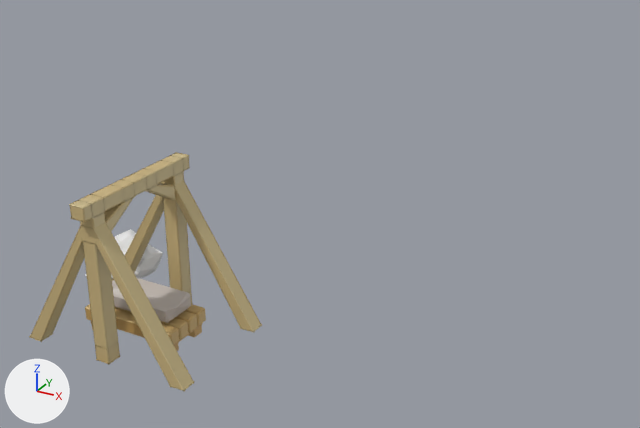
The Blender file assets/trees/blends/Buildings/Refining/ Mud_Saw.blend: old version first, new version second.
Camera for both pictures: a 50 mm lens placed at (11.77, -13.3, 10.47), pointed at (2.66, 3.26, 2.19). The axes (+X, +Y, +Z) are drawn at lower left. The lights are the same throughout. The older version comes first.

Script lines for the objects in view, before the commit:
```python
ob_cube_003 = bpy.data.objects.new('Cube.003', me_cube_004)
ob_cube_003.location = (0.0, 0.0, 0.0)
ob_cube_004 = bpy.data.objects.new('Cube.004', me_cube_005)
ob_cube_004.location = (0.0, 0.0, 0.0)
ob_cube_005 = bpy.data.objects.new('Cube.005', me_cube_006)
ob_cube_005.location = (0.0, 0.0, 0.0)
ob_cube_006 = bpy.data.objects.new('Cube.006', me_cube_007)
ob_cube_006.location = (0.0, 0.0, 0.0)
ob_cube_007 = bpy.data.objects.new('Cube.007', me_cube_008)
ob_cube_007.location = (-2.3, 1.82, 0.22)
ob_cube_007.scale = (0.493, 0.493, 0.493)
ob_cube_008 = bpy.data.objects.new('Cube.008', me_cube_009)
ob_cube_008.location = (-2.3, 1.82, 0.22)
ob_cube_008.scale = (0.493, 0.493, 0.493)
```
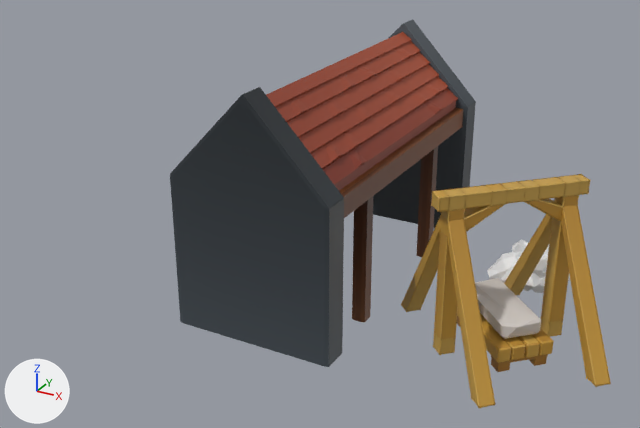
Patch to the scene script:
```diff
--- a/assets/trees/blends/Buildings/Refining/ Mud_Saw.blend.py
+++ b/assets/trees/blends/Buildings/Refining/ Mud_Saw.blend.py
@@ me_cube_004 @@
 me_cube_004.from_pydata(...)  # 1296 vertices, 1331 faces; spans x -2.15..2.15, y -1.71..1.71, z -0.03..3.71
+# me_cube_004 part 1: texture (UV) coordinates of 1331 of 1331 faces, centred in x -2.13..2.13, y -1.7..1.7, z -0.02..3.7, changed; they spanned u 0.67..0.73, v 0.69..0.72 and now span u 0.29..0.36, v 0.71..0.74
 me_cube_004.materials.append(mat_material)
@@ me_cube_005 @@
-me_cube_005.from_pydata(...)  # 48 vertices, 52 faces; spans x -1.2..1.2, y 0.01..0.64, z 0.28..0.61
+me_cube_005.from_pydata(...)  # 96 vertices, 104 faces; spans x -1.2..1.2, y -0.64..0.64, z 0.28..0.61
+# me_cube_005 part 2: the loose piece of 24 vertices spanning x -1.2..1.2, y 0.01..0.32, z 0.28..0.61 is copied, and the copy is moved by (0.0, -0.65, 0.0); it spans x -1.2..1.2, y -0.64..-0.33, z 0.28..0.61
+# me_cube_005 part 3: the loose piece of 24 vertices spanning x -1.2..1.2, y 0.01..0.32, z 0.28..0.61 is copied, and the copy is mirrored in y about the mesh origin; it spans x -1.2..1.2, y -0.32..-0.01, z 0.28..0.61
+# me_cube_005 part 4: 52 kept faces spanning x -1.2..1.2, y 0.01..0.64, z 0.28..0.61 get new texture (UV) coordinates
 me_cube_005.materials.append(mat_material)
@@ ob_cube_003 @@
 ob_cube_003 = bpy.data.objects.new('Cube.003', me_cube_004)
-ob_cube_003.location = (0.0, 0.0, 0.0)
+ob_cube_003.location = (7.08, 3.41, 0.0)
+ob_cube_003.rotation_euler = (0.0, 0.0, -0.785)  # degrees (0, 0, -45)
@@ ob_cube_004 @@
 ob_cube_004 = bpy.data.objects.new('Cube.004', me_cube_005)
-ob_cube_004.location = (0.0, 0.0, 0.0)
-_m = ob_cube_004.modifiers.new('Mirror', 'MIRROR')
-_m.use_axis = (False, True, False)
+ob_cube_004.location = (7.08, 3.41, 0.0)
+ob_cube_004.rotation_euler = (0.0, 0.0, -0.785)  # degrees (0, 0, -45)
@@ ob_cube_005 @@
 ob_cube_005 = bpy.data.objects.new('Cube.005', me_cube_006)
-ob_cube_005.location = (0.0, 0.0, 0.0)
+ob_cube_005.location = (7.08, 3.41, 0.0)
+ob_cube_005.rotation_euler = (0.0, 0.0, -0.785)  # degrees (0, 0, -45)
 _m = ob_cube_005.modifiers.new('Mirror', 'MIRROR')
@@ ob_cube_006 @@
 ob_cube_006 = bpy.data.objects.new('Cube.006', me_cube_007)
-ob_cube_006.location = (0.0, 0.0, 0.0)
+ob_cube_006.location = (7.08, 3.41, 0.0)
+ob_cube_006.rotation_euler = (0.0, 0.0, -0.785)  # degrees (0, 0, -45)
@@ ob_cube_007 @@
-ob_cube_007 = bpy.data.objects.new('Cube.007', me_cube_008)
@@ ob_cube_008 @@
 ob_cube_008 = bpy.data.objects.new('Cube.008', me_cube_009)
-ob_cube_008.location = (-2.3, 1.82, 0.22)
+ob_cube_008.location = (6.74, 6.32, 0.22)
+ob_cube_008.rotation_euler = (0.0, 0.0, -0.785)  # degrees (0, 0, -45)
 ob_cube_008.scale = (0.493, 0.493, 0.493)
@@ ob_cube @@
+ob_cube = bpy.data.objects.new('Cube', me_cube_001)  # 1584 vertices, 1600 faces; spans x -0.33..0.33, y -4.21..4.21, z -0.4..5.38; in mat_material (picture img_gradient_texture_atlas_png)
+ob_cube.location = (2.28, 4.99, 0.23)
+ob_cube.scale = (5.94, 1.0, 1.0)
```

Boxes [x1, y1, x2, y2] around the edits, measured in the pictures (640 x 428 px):
'Cube', added: after [170, 19, 476, 367]
'Cube.003', surface changed, moved, turned: before [29, 152, 262, 391]; after [401, 174, 611, 409]
'Cube.006', moved, turned: before [112, 278, 191, 323]; after [475, 278, 541, 339]
'Cube.004', reshaped, moved, turned, modifiers changed: before [85, 304, 206, 345]; after [457, 311, 554, 363]
'Cube.008', moved, turned: before [85, 229, 163, 279]; after [487, 240, 570, 293]
'Cube.005', moved, turned (mostly hidden before): before [91, 321, 202, 351]; after [457, 316, 548, 372]
'Cube.007', deleted (mostly hidden): before [111, 256, 145, 279]
part 2 of me_cube_005, added (brown): after [457, 311, 511, 363]
part 3 of me_cube_005, added: after [480, 313, 525, 360]
part 4 of me_cube_005, surface changed: before [85, 304, 206, 345]; after [518, 328, 554, 358]
